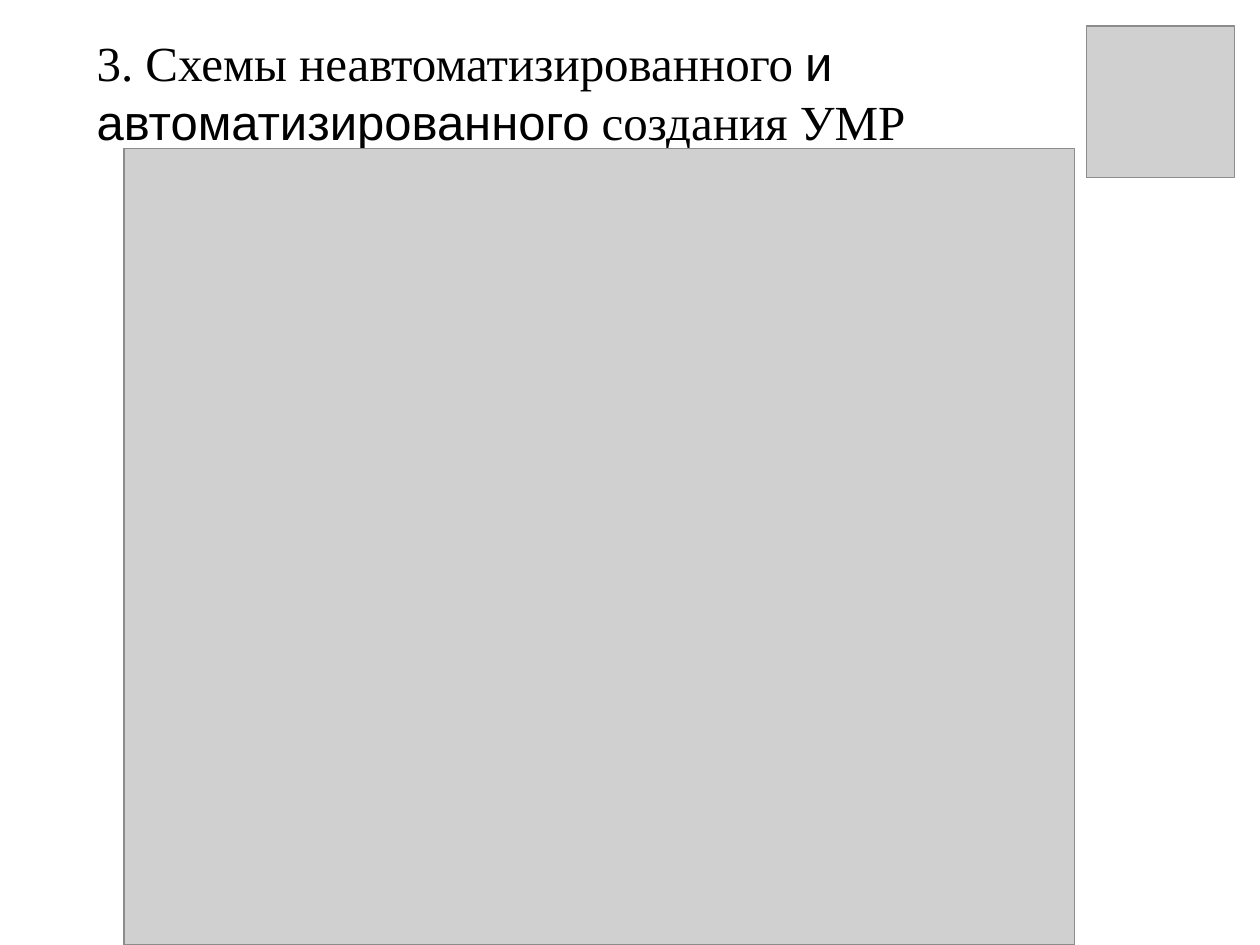
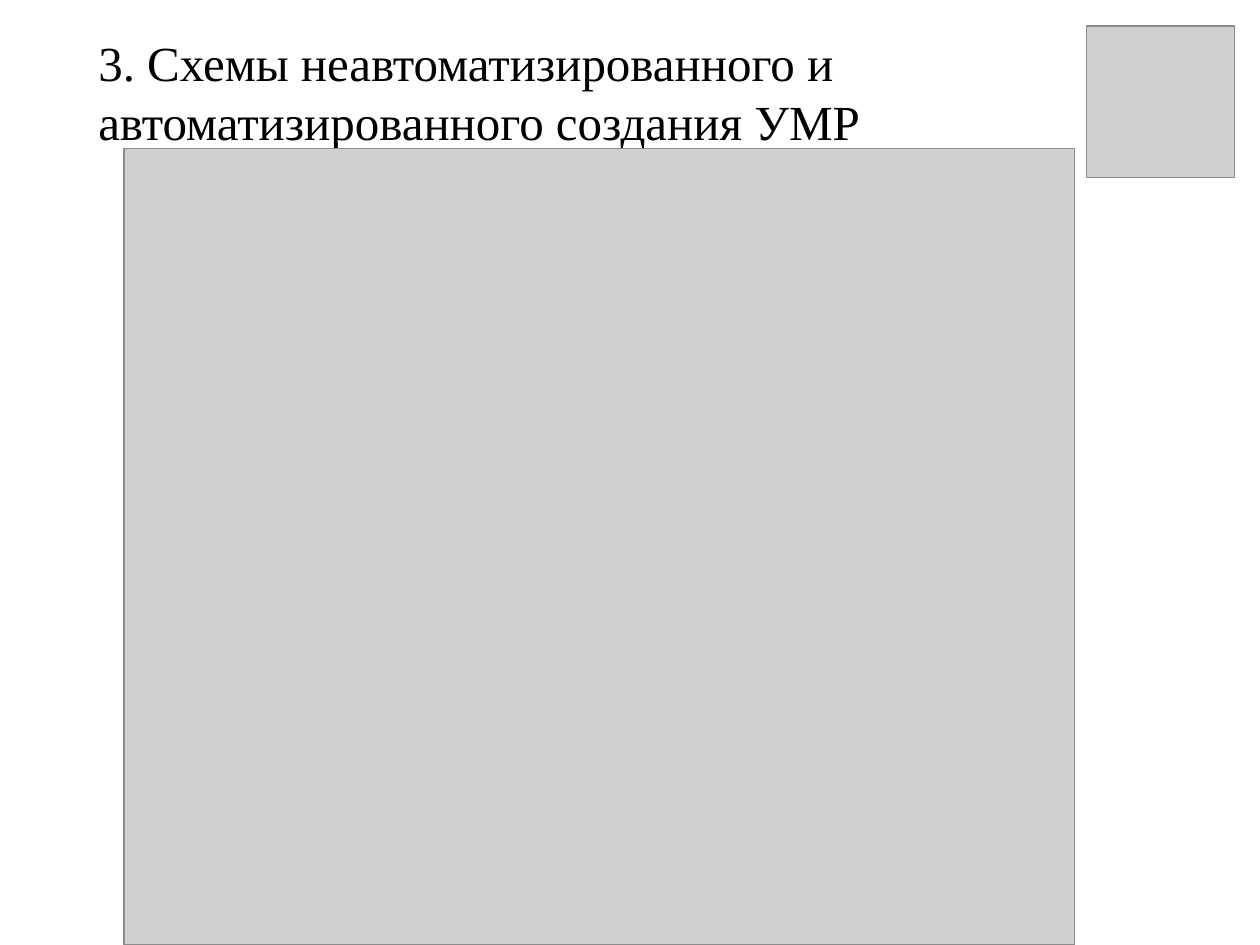
Before and after one commit to Zakycka163/MyProg, a slide deck: slide 4 of 0_Documents_for_ВКР/BKP/ПЗ к ВКР/6. Презентация для диплома.ppt. Drawn at 1260x945 pixels with LibreOffice and Linux fonts; fonts in the diff are those of the drawing; grey boxes stand for pictures. Boxes give left, top, right and bottom in pixels: in the first picture for what was removed or moved away, otherwise in the second. Text is boxed around its words. In the diff, an @@ line names an element or a change of style, - is before the commit and + after.

```diff
--- a/0_Documents_for_ВКР/BKP/ПЗ к ВКР/6. Презентация для диплома.ppt
+++ b/0_Documents_for_ВКР/BKP/ПЗ к ВКР/6. Презентация для диплома.ppt
@@ text "3. Схемы неавтоматизированного и автоматизированного ..." at bbox=[98, 48, 859, 149]: font Arial to Times New Roman in "и автоматизированного" @@
```
Also in this commit, not shown: 2 other slides changed, 30 other files.
